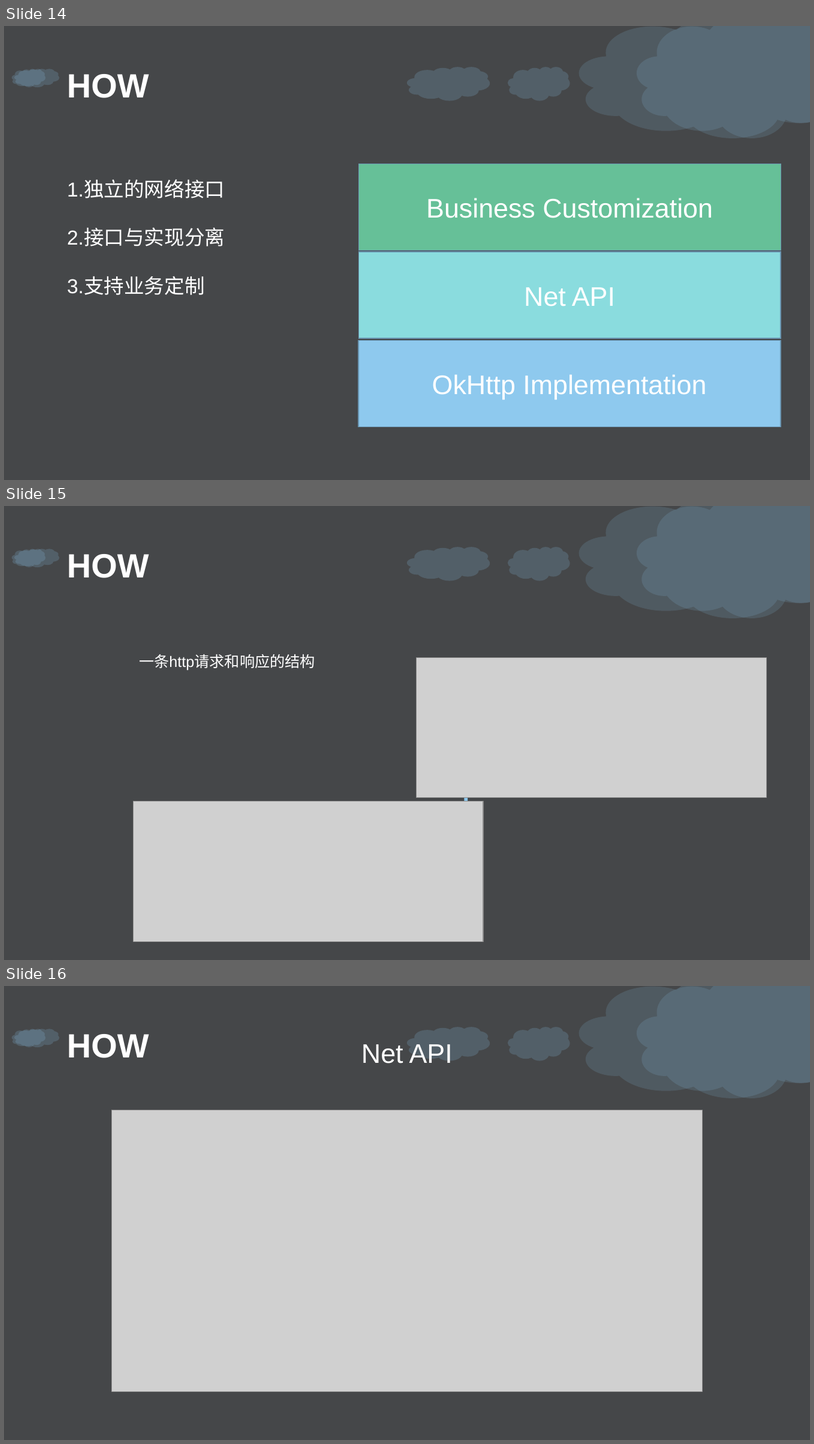
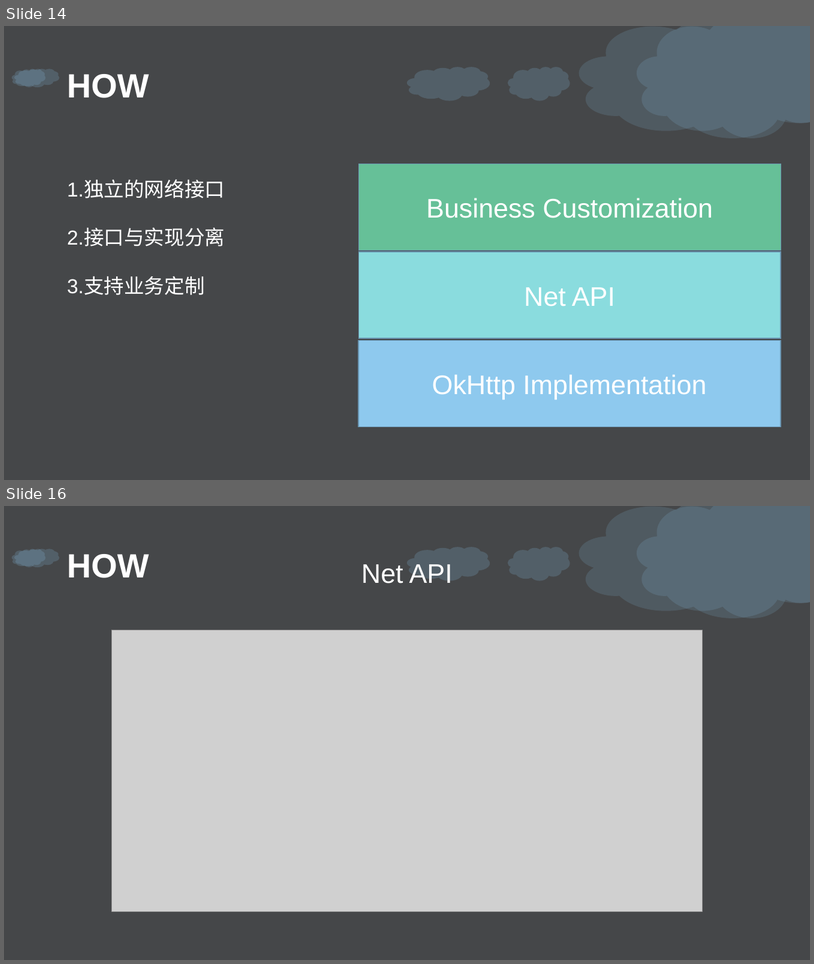
Before and after one commit to daisongsong1991/ppt, a slide deck: net_ppt.pptx. Shown one above the other, each under a label of ours: slides 14, 15 and 16 before the commit, slides 14 and 16 after it; the slides between them are not shown. The pictures are 814x1444 and 814x964 pixels, drawn with LibreOffice and Linux fonts; fonts in the diff are those of the drawing; grey boxes stand for pictures; background and template pictures are left out. Boxes give left, top, right and bottom in pixels: in the first picture for what was removed or moved away, otherwise in the second. Text is boxed around its words. In the diff, an @@ line names an element or a change of style, - is before the commit and + after.

```diff
--- a/net_ppt.pptx
+++ b/net_ppt.pptx
@@ slide 15 removed at box(4, 506, 810, 960), background picture (left out); not listed: 6 template elements that a slide beside it also shows @@
@@ text removed at box(67, 554, 149, 578) @@
-HOW
@@ text removed at box(139, 654, 315, 670) @@
-一条http请求和响应的结构
@@ picture removed at box(417, 657, 767, 797) @@
@@ freeform shape removed at box(417, 771, 468, 822) @@
@@ picture removed at box(133, 801, 483, 942) @@
```
Also in this commit, not shown: 6 slides changed, 1 slide added.
